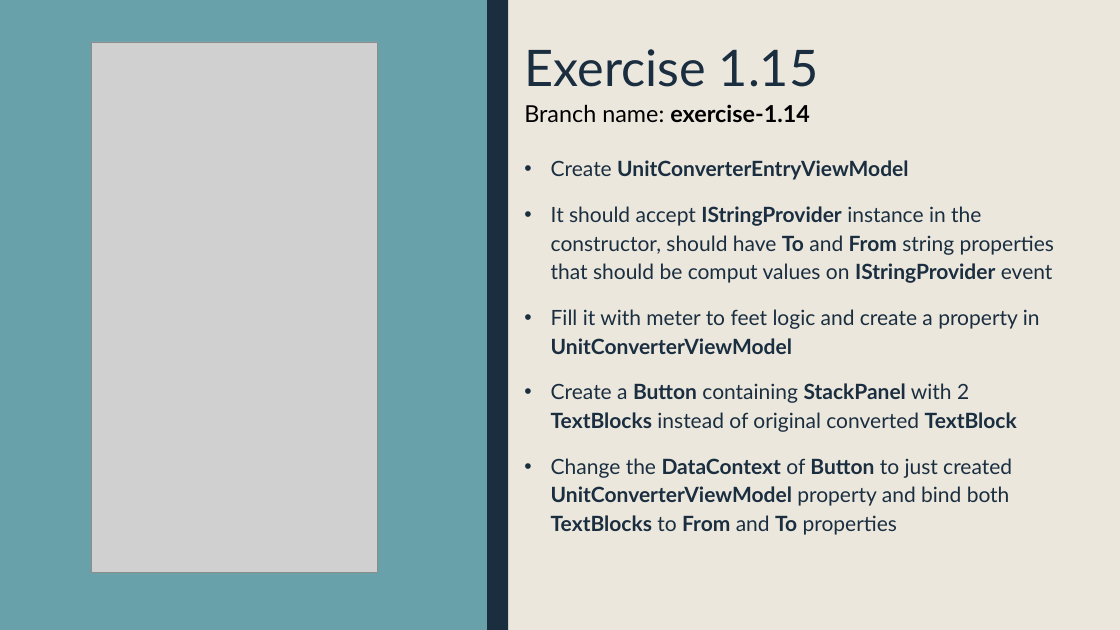
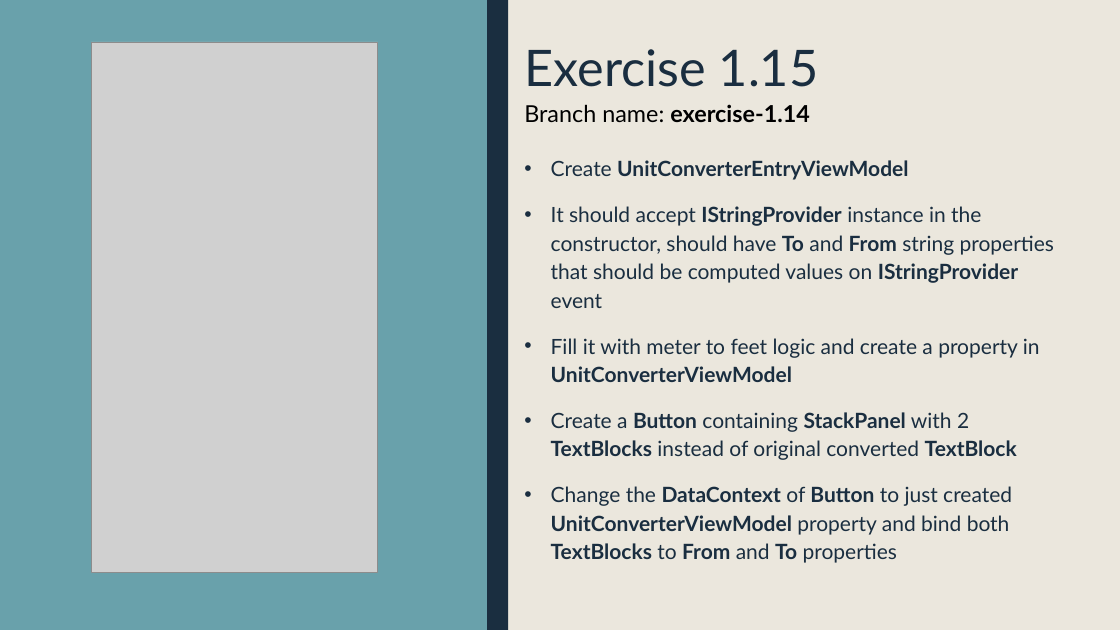
Before and after one commit to krajniak/PumConverter, a slide deck: slide 16 of exercises.pptx. Drawn at 1120x630 pixels with LibreOffice and Linux fonts; fonts in the diff are those of the drawing; grey boxes stand for pictures. Boxes give left, top, right and bottom in pixels: in the first picture for what was removed or moved away, otherwise in the second. Text is boxed around its words. In the diff, an @@ line names an element or a change of style, - is before the commit and + after.

```diff
--- a/exercises.pptx
+++ b/exercises.pptx
@@ text at (551,206,1054,308): text changed @@
-• It should accept IStringProvider instance in the constructor, should have To and From string properties that should be comput values on IStringProvider event
+• It should accept IStringProvider instance in the constructor, should have To and From string properties that should be computed values on IStringProvider event
```
Also in this commit, not shown: 1 slide added, 4 other files.
